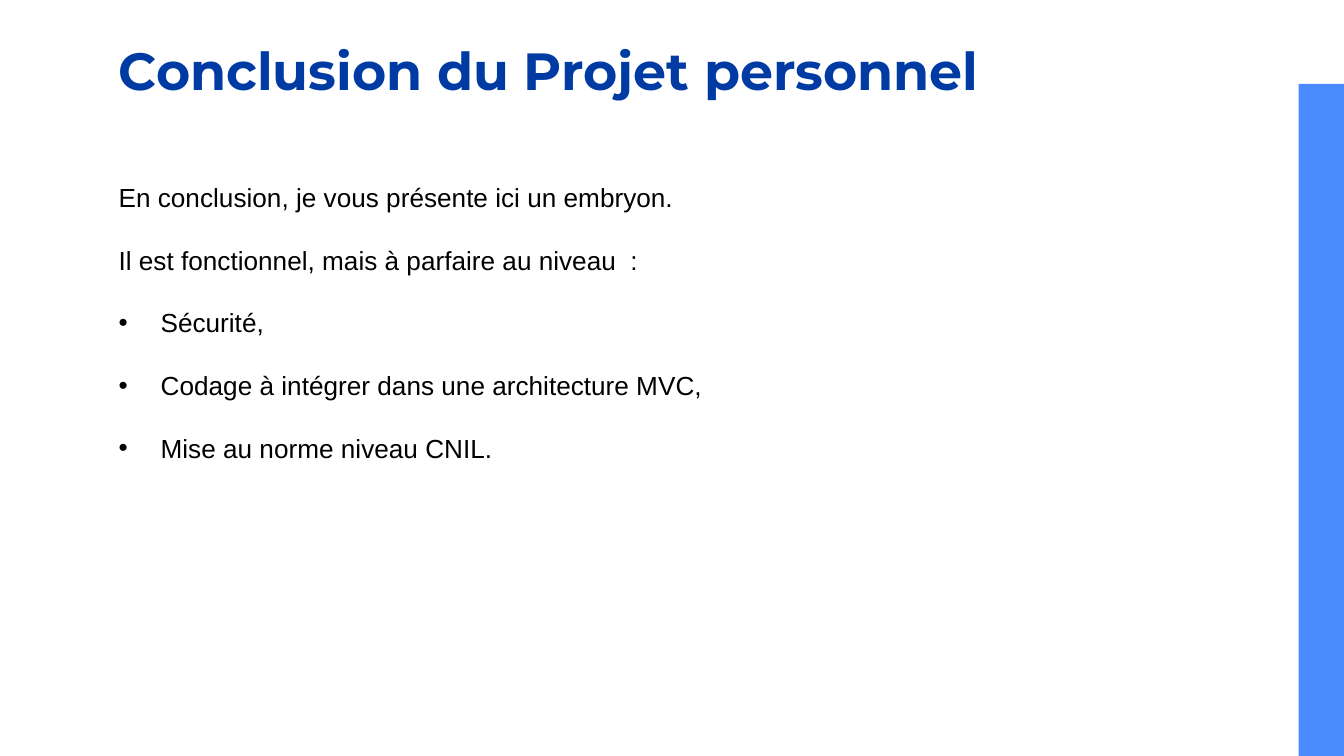
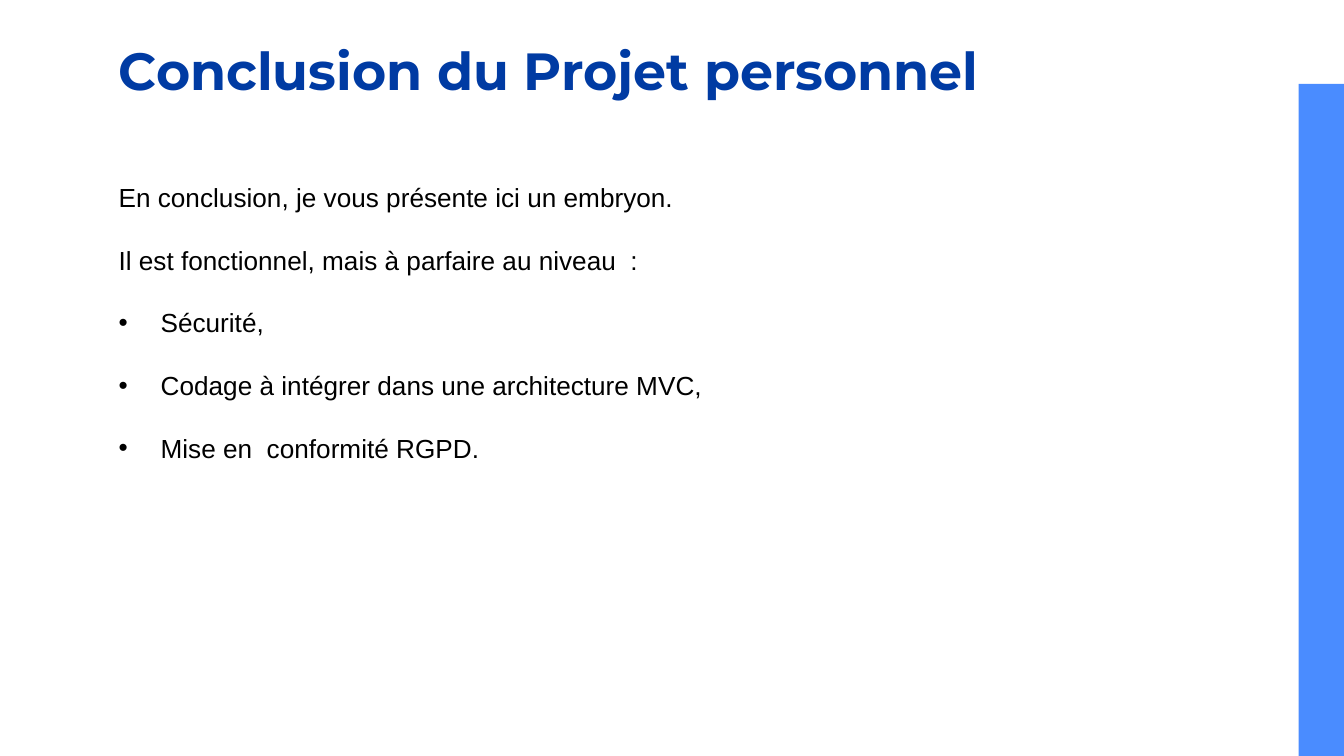
Before and after one commit to erbossu/Titre-DWWM-2021, a slide deck: slide 28 of Présentation DWWM v2.pptx. Drawn at 1344x756 pixels with LibreOffice and Linux fonts; fonts in the diff are those of the drawing. Boxes give left, top, right and bottom in pixels: in the first picture for what was removed or moved away, otherwise in the second. Text is boxed around its words. In the diff, an @@ line names an element or a change of style, - is before the commit and + after.

```diff
--- a/Présentation DWWM v2.pptx
+++ b/Présentation DWWM v2.pptx
@@ text at <box>161,438,479,459</box>: text changed @@
-• Mise au norme niveau CNIL.
+• Mise en conformité RGPD.
```
Also in this commit, not shown: 3 other slides changed, 2 other files.
